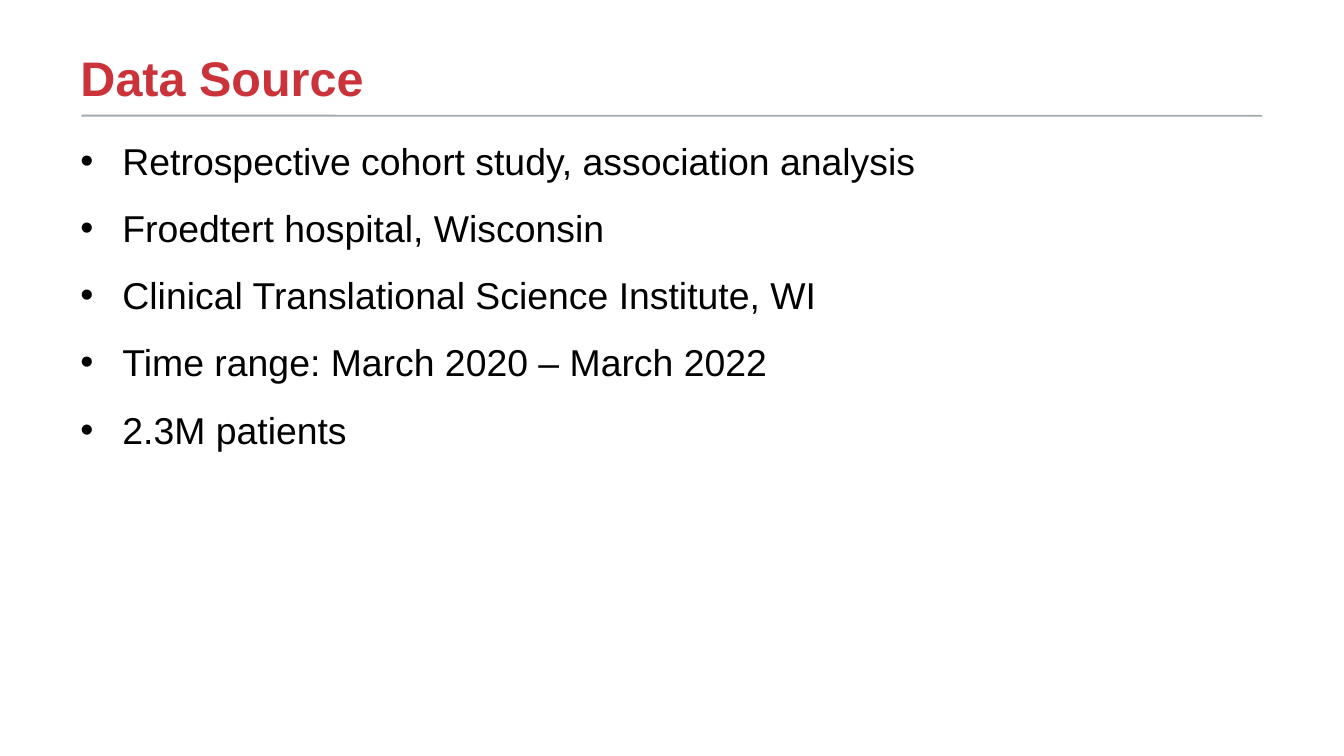
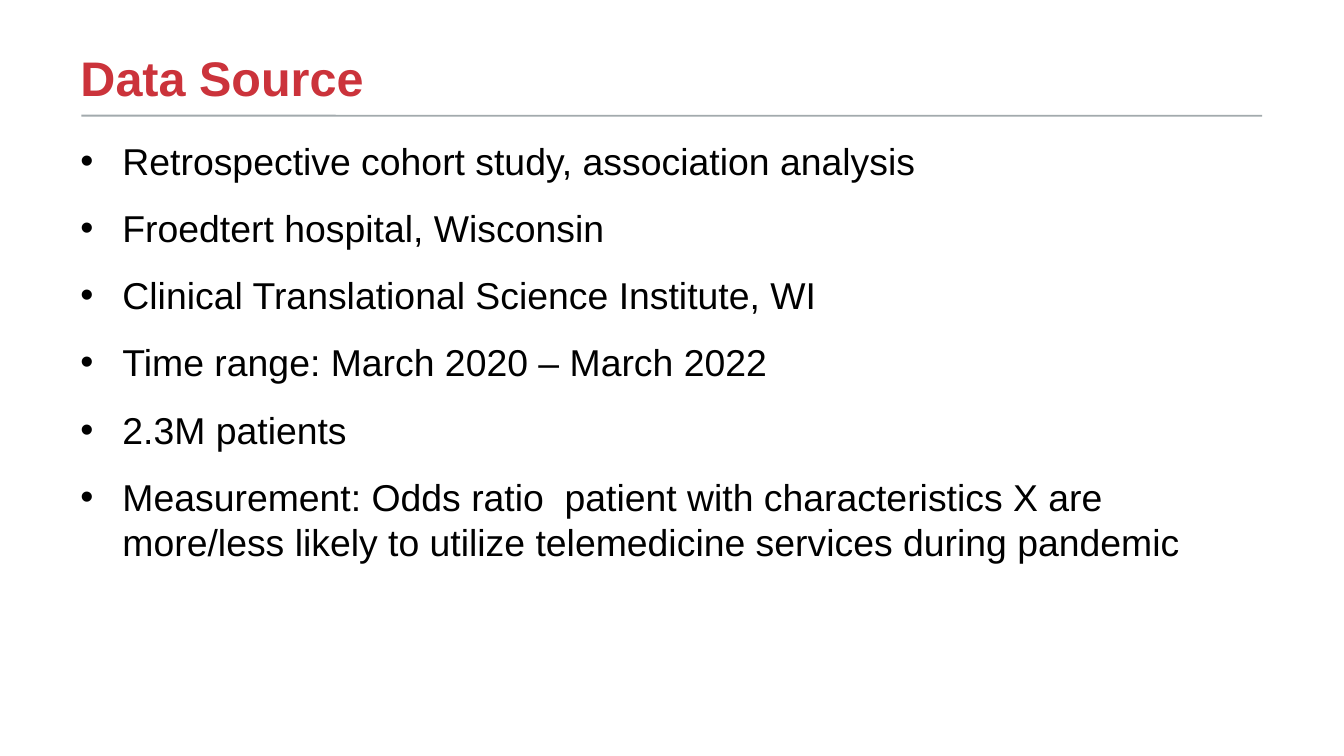
Before and after one commit to TongLing/tongling.github.io, a slide deck: slide 7 of assets/pdf/cic-telemedicine.pptx. Drawn at 1344x756 pixels with LibreOffice and Linux fonts; fonts in the diff are those of the drawing; background and template pictures are left out. Boxes give left, top, right and bottom in pixels: in the first picture for what was removed or moved away, otherwise in the second. Text is boxed around its words. In the diff, an @@ line names an element or a change of style, - is before the commit and + after.

```diff
--- a/assets/pdf/cic-telemedicine.pptx
+++ b/assets/pdf/cic-telemedicine.pptx
@@ text at [122, 484, 1179, 563]: paragraph added @@
+• Measurement: Odds ratio patient with characteristics X are more/less likely to utilize telemedicine services during pandemic
```
Also in this commit, not shown: 5 other slides changed, 1 other file.
